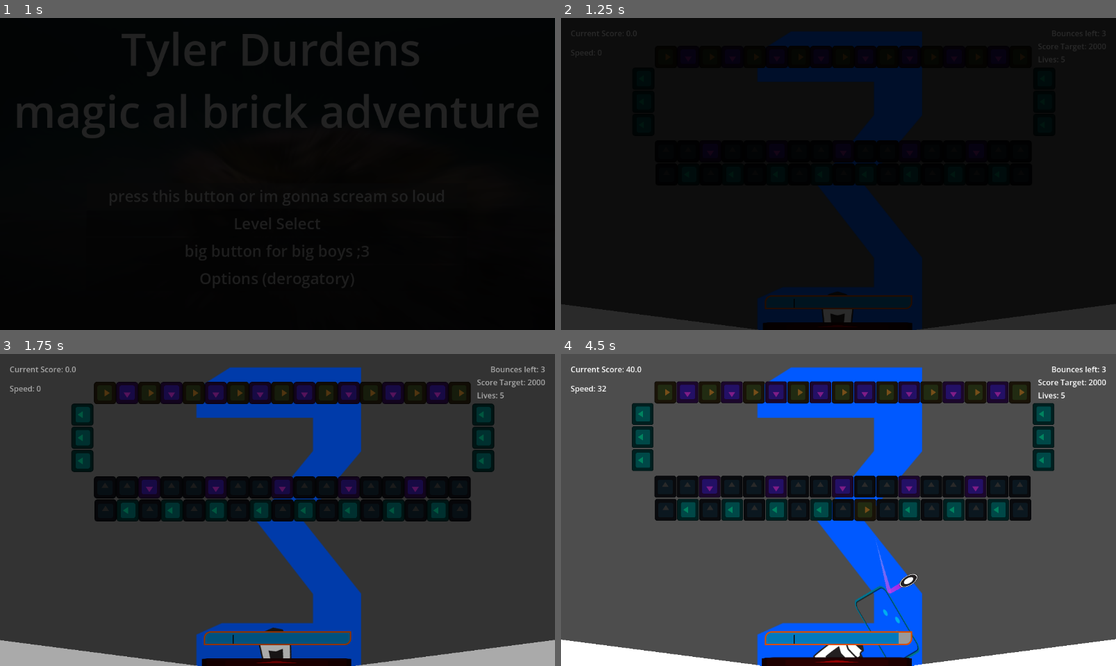
Above: before the commit, frames 1-4 (two rows, left to right).
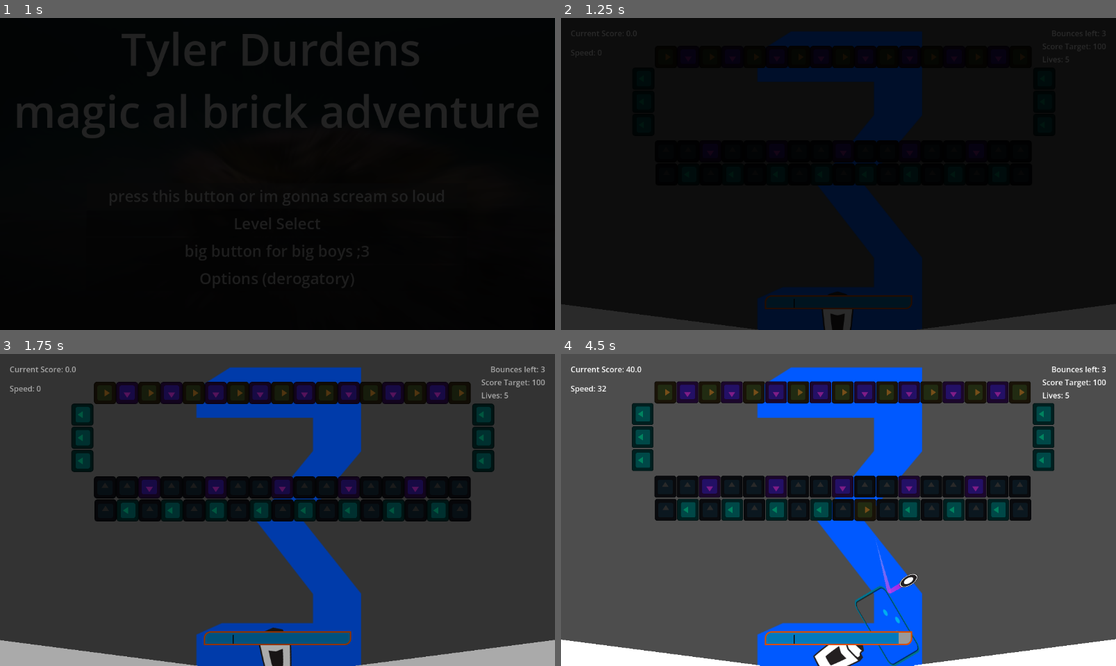
Above: after the commit, the same moments.

Repository: BmBucceri/breakout
Game: Godot game, scene res://Scenes/UI_Scenes/MainMenu.tscn
Two runs of this game, one before a commit and one after it. Both use one fixed random seed, a clock stepped at 60 frames per second and the inputs below. The engine's default icon, where the game draws it, is replaced by a stand-in: a white triangle on a blue panel in a dark square.
Inputs (mouse positions are in pixels of both pictures, inside the frame that each line leads up to):
- Up to frame 1 (1 s): click "press this button or im gonna…" at 0.5 s
- Up to frame 2 (1.25 s): no input
- Up to frame 3 (1.75 s): move the mouse to (244, 372) at 1.27 s; press the mouse at (244, 372) at 1.28 s
- Up to frame 4 (4.5 s): move the mouse to (805, 391) at 2.02 s; release the mouse at (805, 391) at 2.03 s; right-click (805, 391) at 2.1 s; tap Enter at 2.75 s; move the mouse to (894, 441) at 2.77 s; hold Space (Shoot) 2.78-3.53 s; move the mouse to (810, 572) at 3.52 s; click (810, 572) at 3.6 s; move the mouse to (1005, 556) at 4.27 s; hold Right mouse button (Parry) from 4.28 s (still down)

Frame 1 is identical in both runs. In frame 2, 0.6% of the frame differs, in the area x 36-97%, y 8-100%; in frame 3, 0.8%; in frame 4, 1.0%, in the area x 36-99%, y 8-100%.

Commit message:
Next Level Architecture (uncomplete)

Diff:
--- a/Autoloads/level_manager.gd
+++ b/Autoloads/level_manager.gd
@@ -1,11 +1,12 @@
 ### LEVEL MANAGER ###
 extends Node
 
-func _ready() -> void:
-	print(available_boards)
+signal all_boards_completed
 
+var current_board: PackedScene
+var next_index: int
+var current_index = available_boards.find(current_board)
 
-var loaded_board: String
 var available_boards: Array = [
 	BOARD_1_YEAH_WHATEVER,
 	BOARD_2_BIG_CRABBIN_IN_THE_CITY,
@@ -13,10 +14,33 @@
 	BOARD_4_SPRONGUS,
 	BOARD_5_GREAT_TIME]
 
-
-
 const BOARD_1_YEAH_WHATEVER = preload("uid://dt00th4b8utvc")
 const BOARD_2_BIG_CRABBIN_IN_THE_CITY = preload("uid://coivw1qfolpl3")
 const BOARD_3_ZIG_ZAG = preload("uid://lpdjyvd8wulw")
 const BOARD_4_SPRONGUS = preload("uid://cfidyogtjo45s")
 const BOARD_5_GREAT_TIME = preload("uid://cjc6cykvd5el5")
+
+func _ready() -> void:
+	set_current_index()
+	print_debug(current_board)
+
+func set_current_index():
+	current_index = available_boards.find(current_board)
+
+
+#this doesnt get called
+func get_next_board_path() -> String:
+	set_current_index()
+	next_index = current_index + 1
+	if next_index >= available_boards.size():
+		all_boards_complete()
+#sets the next level
+	current_board = available_boards[next_index]
+
+	return current_board.resource_path
+
+func all_boards_complete():
+		all_boards_completed.emit()
+		print("You win!!!!!")
+	# this resets the levels back to the start
+		next_index == 0
--- a/Autoloads/transition_manager.gd
+++ b/Autoloads/transition_manager.gd
@@ -18,6 +18,11 @@
 	await _fade_out()
 	pass
 
+func reload_scene():
+	await _fade_in()
+	get_tree().reload_current_scene()
+	await _fade_out()
+
 func _fade_in():
 	if tween:
 		tween.kill()
--- a/Boards/Levels/Board 1_YeahWhatever.tscn
+++ b/Boards/Levels/Board 1_YeahWhatever.tscn
@@ -8,7 +8,7 @@
 [ext_resource type="Script" uid="uid://uwsl4p8sccco" path="res://Boards/camera_2d.gd" id="6_esoej"]
 
 [node name="ROOTLEVEL" unique_id=1515406294 instance=ExtResource("1_c7foh")]
-score_target = 2000
+score_target = 100
 
 [node name="MarginContainer" parent="UI/Control" parent_id_path=PackedInt32Array(292381040) index="0" unique_id=568693195]
 metadata/_edit_lock_ = true
--- a/Boards/Levels/Board 3_ZigZag.tscn
+++ b/Boards/Levels/Board 3_ZigZag.tscn
@@ -8,7 +8,7 @@
 [ext_resource type="Script" uid="uid://co2jcs3je3qd4" path="res://Boards/polygon_match_shape.gd" id="6_0oy8n"]
 
 [node name="ROOTLEVEL" unique_id=1515406294 instance=ExtResource("1_3csct")]
-score_target = 3000
+score_target = 100
 music_to_play = 2
 
 [node name="BlockSpecialC" parent="BlockRoot" parent_id_path=PackedInt32Array(1591539969) index="0" unique_id=12076473 instance=ExtResource("2_66xjb")]
--- a/Boards/Levels/Board Base_MASTERBOARD.tscn
+++ b/Boards/Levels/Board Base_MASTERBOARD.tscn
@@ -276,6 +276,7 @@
 collision_mask = 0
 script = ExtResource("12_3pq72")
 rootlevel = NodePath("..")
+has_gutter_block = true
 gutter_spawn_marker = NodePath("GutterSpawnMarker")
 metadata/_custom_type_script = "uid://dqlermoajjfjp"
 
--- a/Boards/game_over.gd
+++ b/Boards/game_over.gd
@@ -6,9 +6,9 @@
 @export var visible: bool = false
 
 func _ready() -> void:
-	call_deferred("deferred_ready")
+	call_deferred("_deferred_ready")
 
-func deferred_ready():
+func _deferred_ready():
 	SignalManager.on_game_win.connect(reveal_game_win)
 	SignalManager.on_game_lose.connect(reveal_game_lose)
 	print("connected!")
--- a/Scenes/UI_Scenes/game_over_screen.tscn
+++ b/Scenes/UI_Scenes/game_over_screen.tscn
@@ -2,6 +2,20 @@
 
 [ext_resource type="Script" uid="uid://dan4m14new860" path="res://Boards/game_over.gd" id="1_mnqjf"]
 [ext_resource type="Script" uid="uid://coxsat4udgwk2" path="res://Scenes/UI_Scenes/transition_button.gd" id="2_qlibr"]
+
+[sub_resource type="GDScript" id="GDScript_mnqjf"]
+script/source = "extends Button
+
+func _ready() -> void:
+	pressed.connect(_on_button_pressed)
+
+func _on_button_pressed():
+	_go_to_next_board()
+
+func _go_to_next_board():
+	var next_board_path: String = LevelManager.get_next_board_path()
+	TransitionManager.change_to_scene(next_board_path)
+"
 
 [node name="GameOverRoot" type="CanvasLayer" unique_id=1925449658 node_paths=PackedStringArray("game_over_win", "game_over_lose")]
 script = ExtResource("1_mnqjf")
@@ -46,13 +60,12 @@
 offset_bottom = 538.0
 metadata/_edit_group_ = true
 
-[node name="Button" type="Button" parent="Game Over Win/VBoxContainer" unique_id=412469269]
+[node name="Next Level Button" type="Button" parent="Game Over Win/VBoxContainer" unique_id=412469269]
 layout_mode = 2
 text = "Go to the next one if you dare"
-script = ExtResource("2_qlibr")
-path = "uid://1eraj5cry3c2"
+script = SubResource("GDScript_mnqjf")
 
-[node name="Button2" type="Button" parent="Game Over Win/VBoxContainer" unique_id=920816041]
+[node name="Level Select Button Win" type="Button" parent="Game Over Win/VBoxContainer" unique_id=920816041]
 layout_mode = 2
 text = "I require the Full Menu, Quanqail"
 script = ExtResource("2_qlibr")
@@ -103,13 +116,14 @@
 offset_bottom = 538.0
 metadata/_edit_group_ = true
 
-[node name="Button" type="Button" parent="Game Over Lose/VBoxContainer" unique_id=1628626639]
+[node name="Restart Button" type="Button" parent="Game Over Lose/VBoxContainer" unique_id=1628626639]
 layout_mode = 2
 text = "Try again?"
 script = ExtResource("2_qlibr")
 path = "uid://1eraj5cry3c2"
+reload_scene = true
 
-[node name="Button2" type="Button" parent="Game Over Lose/VBoxContainer" unique_id=1626474820]
+[node name="Level Select Button Lose" type="Button" parent="Game Over Lose/VBoxContainer" unique_id=1626474820]
 layout_mode = 2
 text = "I require the Full Menu, Quanqail"
 script = ExtResource("2_qlibr")
--- a/Scenes/UI_Scenes/transition_button.gd
+++ b/Scenes/UI_Scenes/transition_button.gd
@@ -1,17 +1,16 @@
 extends Button
 
 @export var path: String
+@export var reload_scene: bool = false
+
 
 func _ready() -> void:
 	pressed.connect(_on_button_pressed)
 
 
 func _on_button_pressed():
-	TransitionManager.change_to_scene(path)
+	if reload_scene == true:
+		TransitionManager.reload_scene()
+	else:
+		TransitionManager.change_to_scene(path)
 	pass
-
-func restart():
-	#send queue to start the board youre currently on again
-	#TransitionManager.change_to_scene(self)
-	#Error.reload_sce
-	pass
--- a/cannon.gd
+++ b/cannon.gd
@@ -40,7 +40,6 @@
 			return
 		parry_meter -= (parry_drain * delta)
 
-		print_debug(parry_meter)
 	else:
 		if parry_meter >= 1:
 			return
--- a/level.gd
+++ b/level.gd
@@ -19,6 +19,7 @@
 
 
 func _ready() -> void:
+	LevelManager.set_current_index()
 	game_start()
 	killbox.life_lost.connect(_on_life_lost)
 	current_lives = starting_lives
@@ -52,7 +53,6 @@
 	print_debug("youre winner")
 	pass
 
-
 func _on_game_lose():
 	SignalManager.emit_on_game_lose()
 	print_debug("rip bozo")
